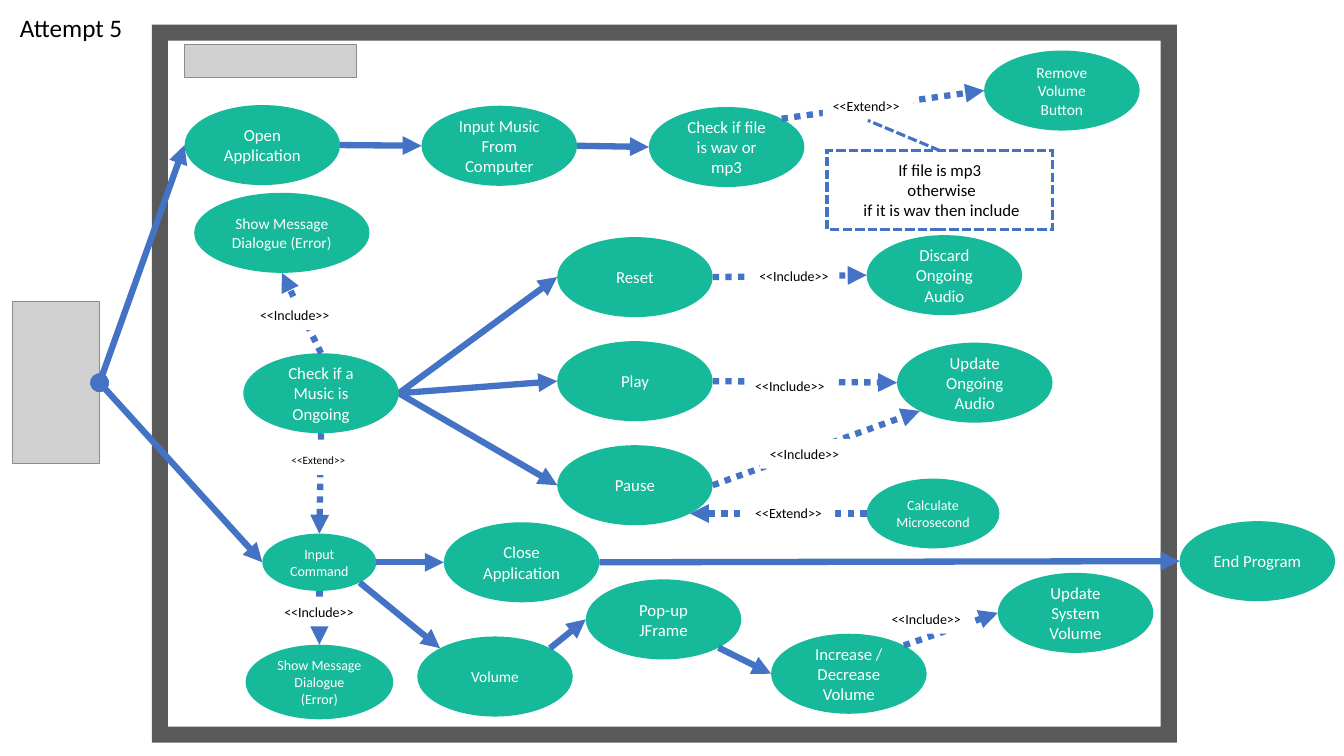
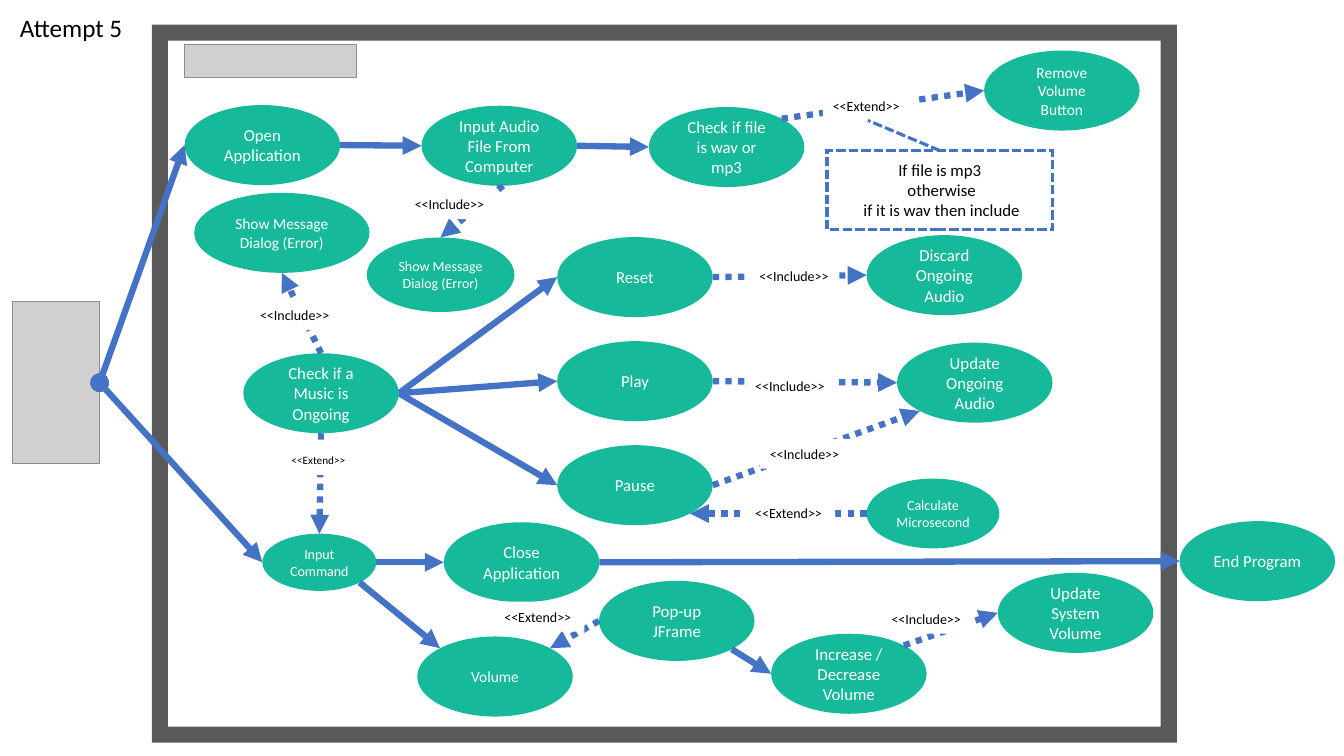
Before and after one commit to fancybaby404/MusicPlayer, a slide deck: slide 5 of USE_CODE/layf.pptx. Drawn at 1344x756 pixels with LibreOffice and Linux fonts; fonts in the diff are those of the drawing; grey boxes stand for pictures; background and template pictures are left out. Boxes give left, top, right and bottom in pixels: in the first picture for what was removed or moved away, otherwise in the second. Text is boxed around its words. In the diff, an @@ line names an element or a change of style, - is before the commit and + after.

```diff
--- a/USE_CODE/layf.pptx
+++ b/USE_CODE/layf.pptx
@@ text in ellipse at [459,120,539,175]: text changed @@
-Input Music From Computer
+Input Audio File From Computer
@@ text "<<Include>>": place and size @@
-text "<<Include>>" at [284,607,353,617]
+text "<<Include>>" at [415,199,484,209]
@@ arrow added from (503, 186) to (441, 238), #4472C4 4.5 pt dashed @@
@@ text in ellipse at [235,218,328,251]: text changed @@
-Show Message Dialogue (Error)
+Show Message Dialog (Error)
@@ ellipse "Show Message Dialog (Error)": place and size @@
-ellipse "Show Message Dialog (Error)" at [246,645,394,720]
+ellipse "Show Message Dialog (Error)" at [367,238,515,313]
@@ text in ellipse at [399,261,483,291]: text changed @@
-Show Message Dialogue (Error)
+Show Message Dialog (Error)
@@ arrow removed from (320, 591) to (320, 645) @@
@@ ellipse "Pop-up JFrame": place and size @@
-ellipse "Pop-up JFrame" at [586,580,741,659]
+ellipse "Pop-up JFrame" at [599,581,754,660]
@@ rectangle added at [495,602,585,632], fill #FFFFFF, 10 pt, text #000000 @@
+<<Extend>>
@@ arrow moved from (551, 648) - (586, 620) to (599, 621) - (551, 648) @@
@@ arrow (599, 621) - (551, 648): stroke #4472C4 4.5 pt to #4472C4 4.5 pt dashed @@
@@ arrow moved from (719, 648) - (771, 674) to (732, 649) - (771, 674) @@
```
Also in this commit, not shown: 2 other slides changed, 2 other files.
